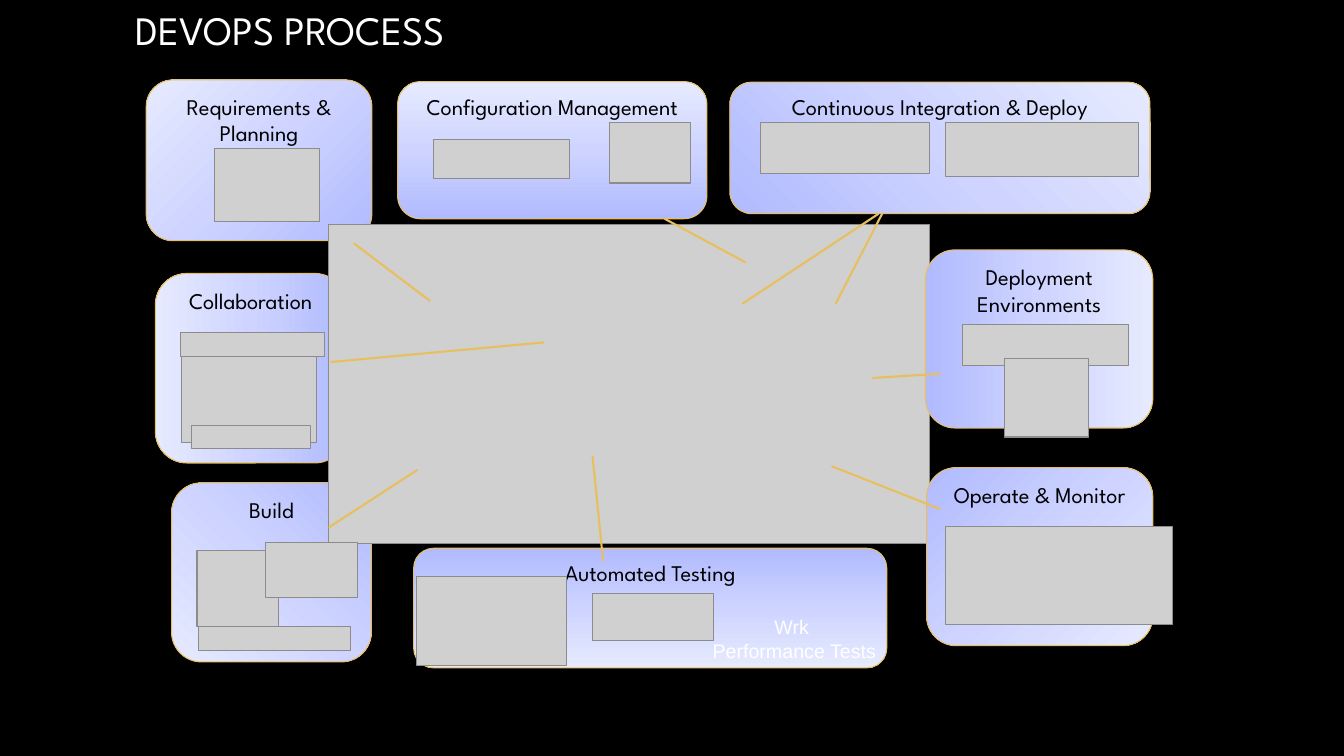
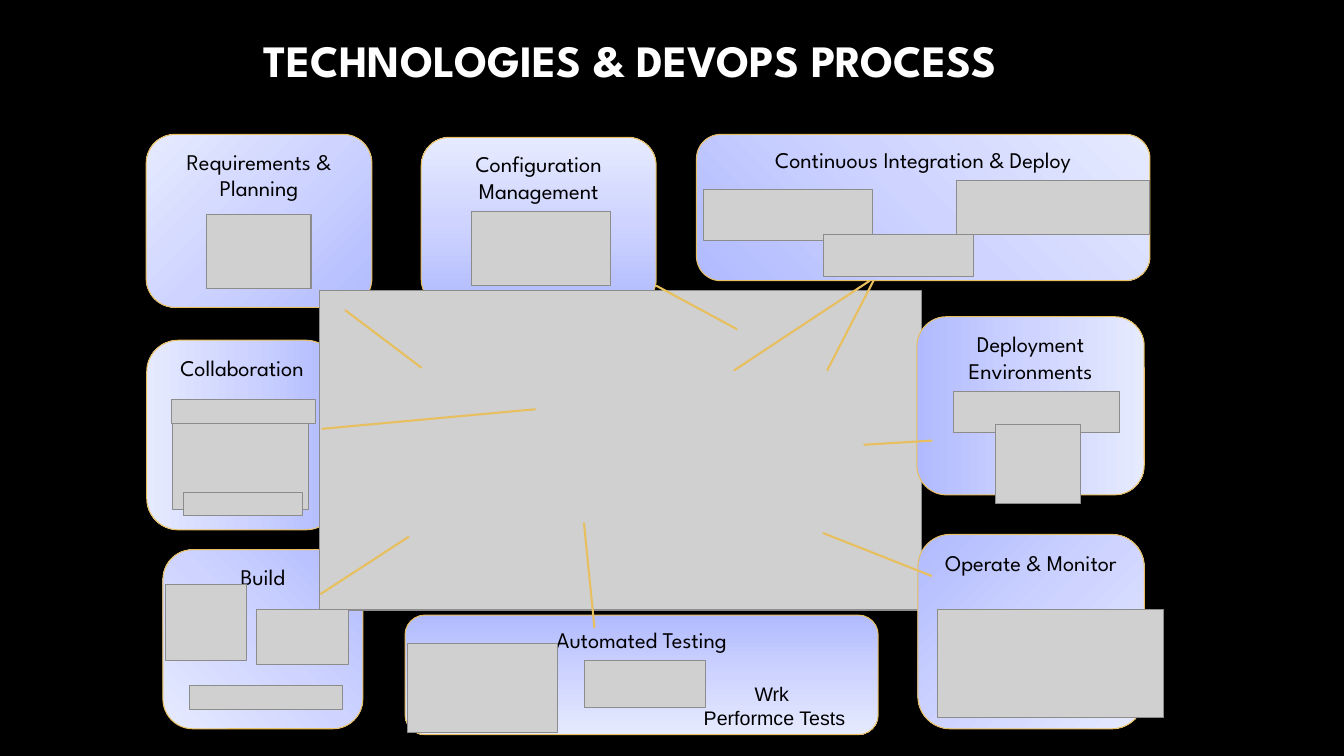
Before and after one commit to rlennon/CrowSoft, a slide deck: slide 3 of Documentation/CrowSoft.pptx (slide 8 before the commit). Drawn at 1344x756 pixels with LibreOffice and Linux fonts; fonts in the diff are those of the drawing; grey boxes stand for pictures; background and template pictures are left out. Boxes give left, top, right and bottom in pixels: in the first picture for what was removed or moved away, otherwise in the second. Text is boxed around its words. In the diff, an @@ line names an element or a change of style, - is before the commit and + after.

```diff
--- a/Documentation/CrowSoft.pptx
+++ b/Documentation/CrowSoft.pptx
@@ title at <box>264,47,997,78</box>: text changed; size 28.8 to 32 pt; bold on @@
-DEVOPS PROCESS
+TECHNOLOGIES & DEVOPS PROCESS
@@ rounded rectangle "Requirements & Planning": place and size @@
-rounded rectangle "Requirements & Planning" at <box>146,80,372,241</box>
+rounded rectangle "Requirements & Planning" at <box>146,134,372,308</box>
@@ rounded rectangle "Configuration Management": place and size @@
-rounded rectangle "Configuration Management" at <box>397,82,707,219</box>
+rounded rectangle "Configuration Management" at <box>421,137,656,308</box>
@@ picture removed at <box>434,140,570,179</box> @@
@@ rounded rectangle "Continuous Integration & Deploy": place and size @@
-rounded rectangle "Continuous Integration & Deploy" at <box>730,83,1150,214</box>
+rounded rectangle "Continuous Integration & Deploy" at <box>697,134,1150,280</box>
@@ picture: place and size @@
-picture at <box>761,123,931,174</box>
+picture at <box>704,190,873,241</box>
@@ picture: place and size @@
-picture at <box>946,123,1139,177</box>
+picture at <box>957,180,1150,235</box>
@@ picture: place and size @@
-picture at <box>610,123,692,184</box>
+picture at <box>472,212,611,286</box>
@@ picture added at <box>824,235,974,276</box> @@
@@ rounded rectangle "Collaboration": place and size @@
-rounded rectangle "Collaboration" at <box>155,273,346,463</box>
+rounded rectangle "Collaboration" at <box>147,341,338,530</box>
@@ 10 pictures, 9 lines, 3 rounded rectangles: place and size @@
-10 pictures, 9 lines, 3 rounded rectangles at <box>171,148,1153,668</box>
+10 pictures, 9 lines, 3 rounded rectangles at <box>163,215,1145,735</box>
@@ rounded rectangle "Operate & Monitor": place and size @@
-rounded rectangle "Operate & Monitor" at <box>927,468,1153,646</box>
+rounded rectangle "Operate & Monitor" at <box>919,534,1145,729</box>
@@ picture: place and size @@
-picture at <box>197,551,278,627</box>
+picture at <box>165,584,247,660</box>
@@ picture: place and size @@
-picture at <box>946,526,1173,625</box>
+picture at <box>938,610,1165,718</box>
@@ picture: place and size @@
-picture at <box>198,627,351,651</box>
+picture at <box>190,686,343,710</box>
@@ text "Wrk": place and size @@
-text "Wrk" at <box>713,617,825,662</box>
+text "Wrk" at <box>704,686,845,726</box>
@@ text at <box>755,686,790,701</box>: text colour #FFFFFF to #000000 in "Wrk" @@
@@ text at <box>704,711,845,726</box>: text changed; text colour #FFFFFF to #000000 @@
-Performance Tests
+Performce Tests
```
Also in this commit, not shown: 3 other slides changed, 2 slides added, 3 slides removed.
